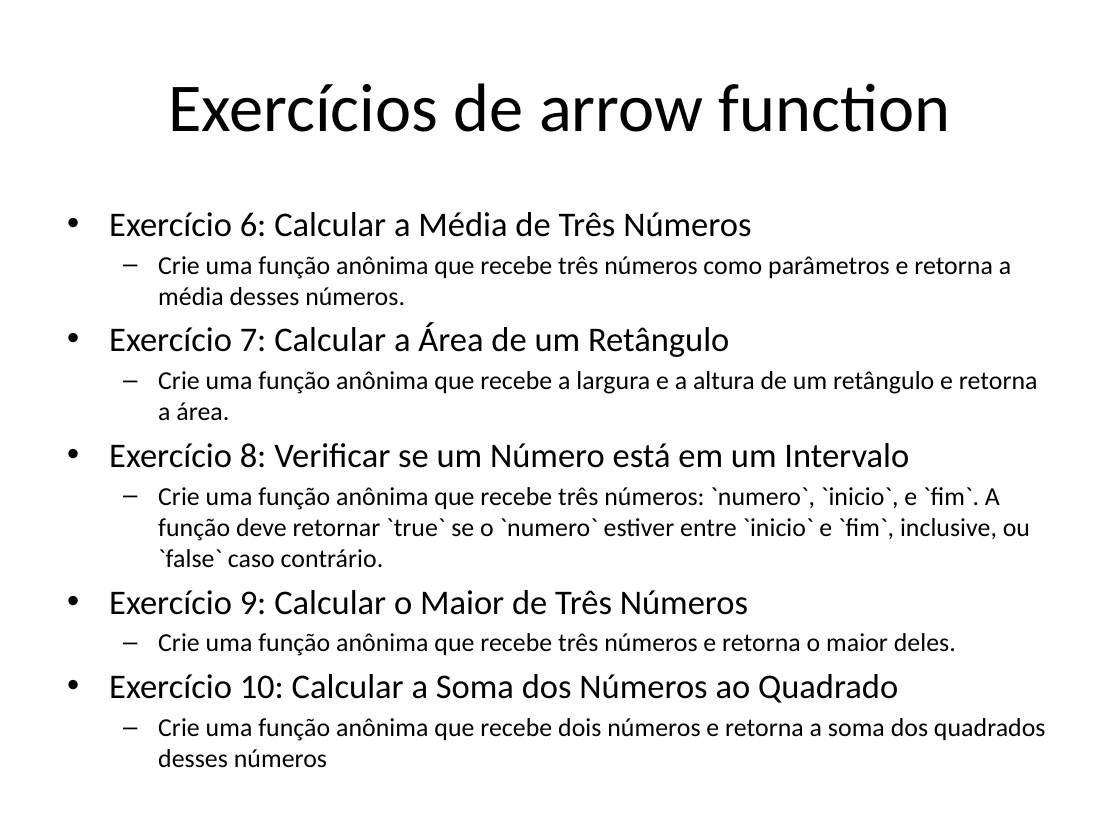
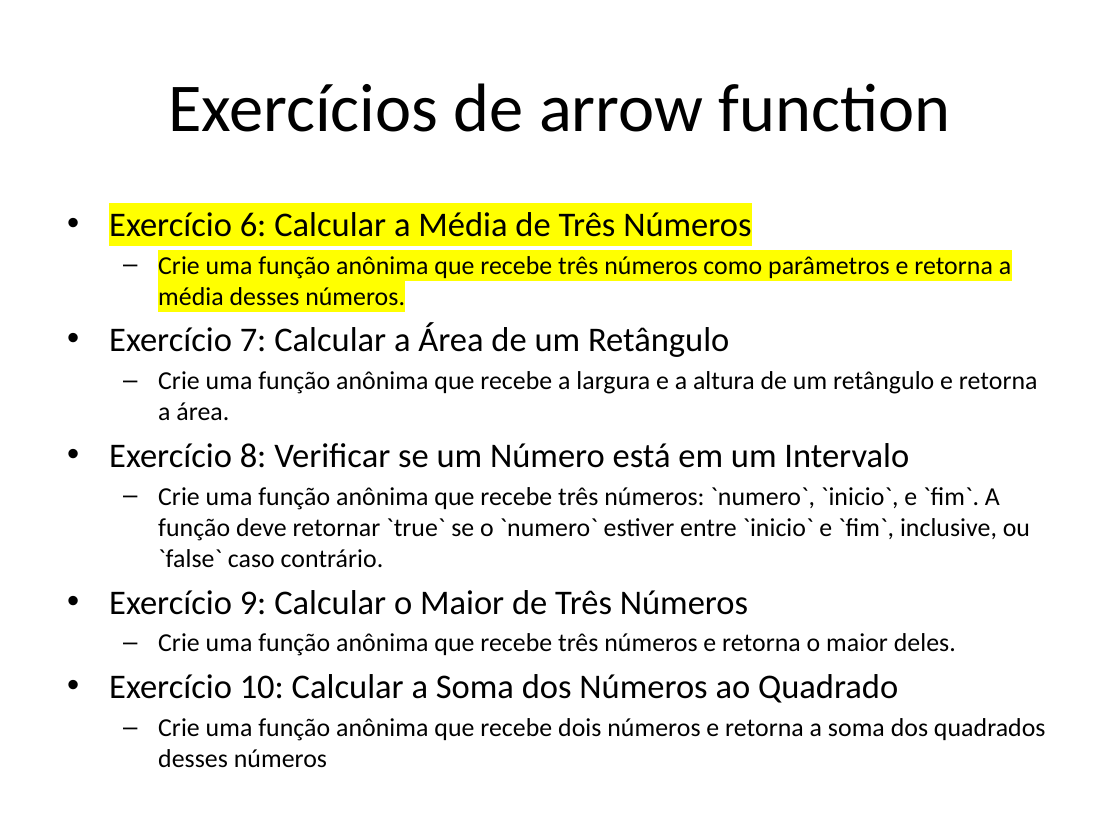
Before and after one commit to dfpires/progcomp2-2024b, a slide deck: slide 12 of ES5e6.pptx. Drawn at 1120x840 pixels with LibreOffice and Linux fonts; fonts in the diff are those of the drawing. Boxes give left, top, right and bottom in pixels: in the first picture for what was removed or moved away, otherwise in the second. Text is boxed around its words. In the diff, an @@ line names an element or a change of style, - is before the commit and + after.

```diff
--- a/ES5e6.pptx
+++ b/ES5e6.pptx
@@ text at (109,212,1011,306): highlight none to #FFFF00 in "Exercício 6: Calcular a Média de Três ...", "Crie uma função anônima que recebe três ..." @@
```
Also in this commit, not shown: 1 other slide changed.
